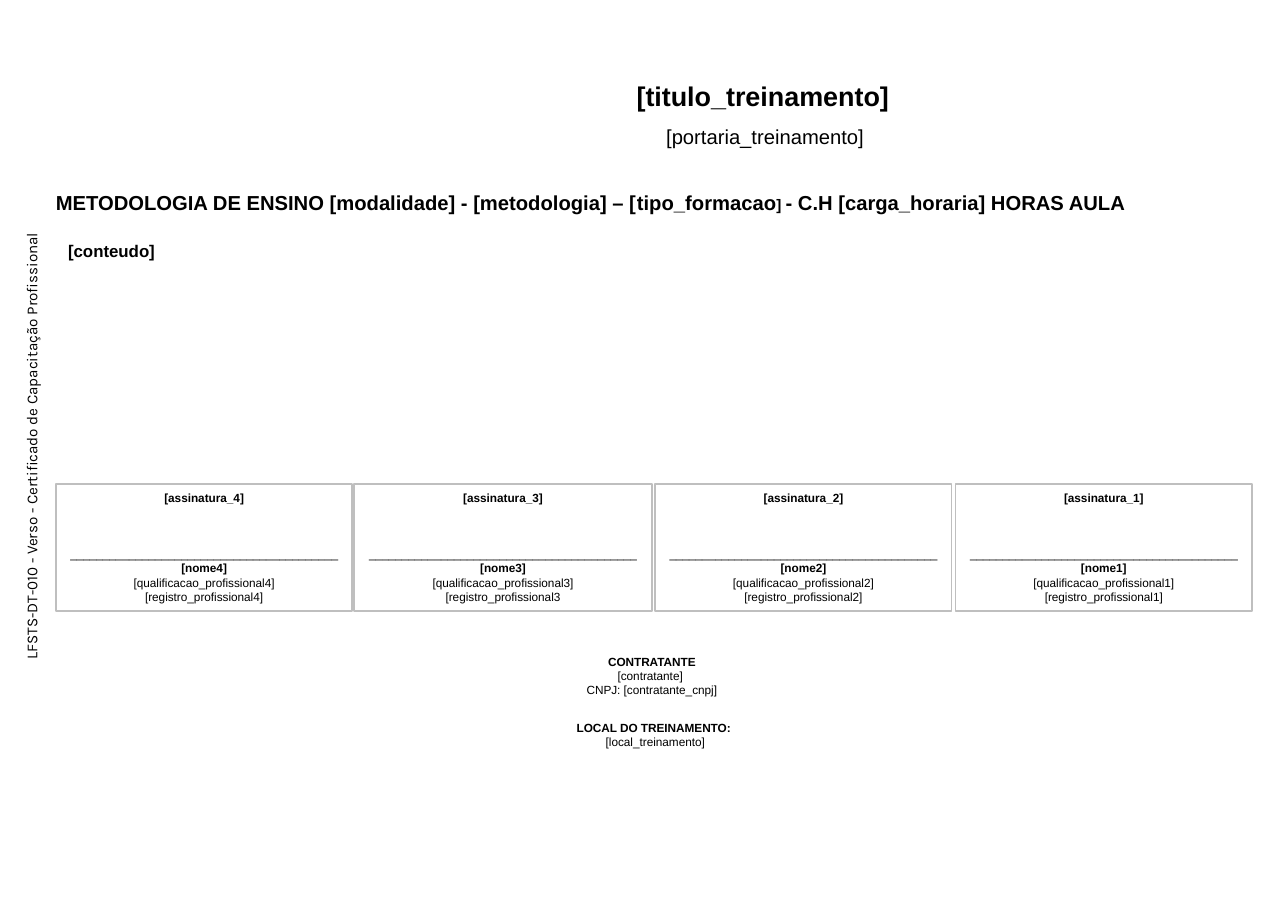
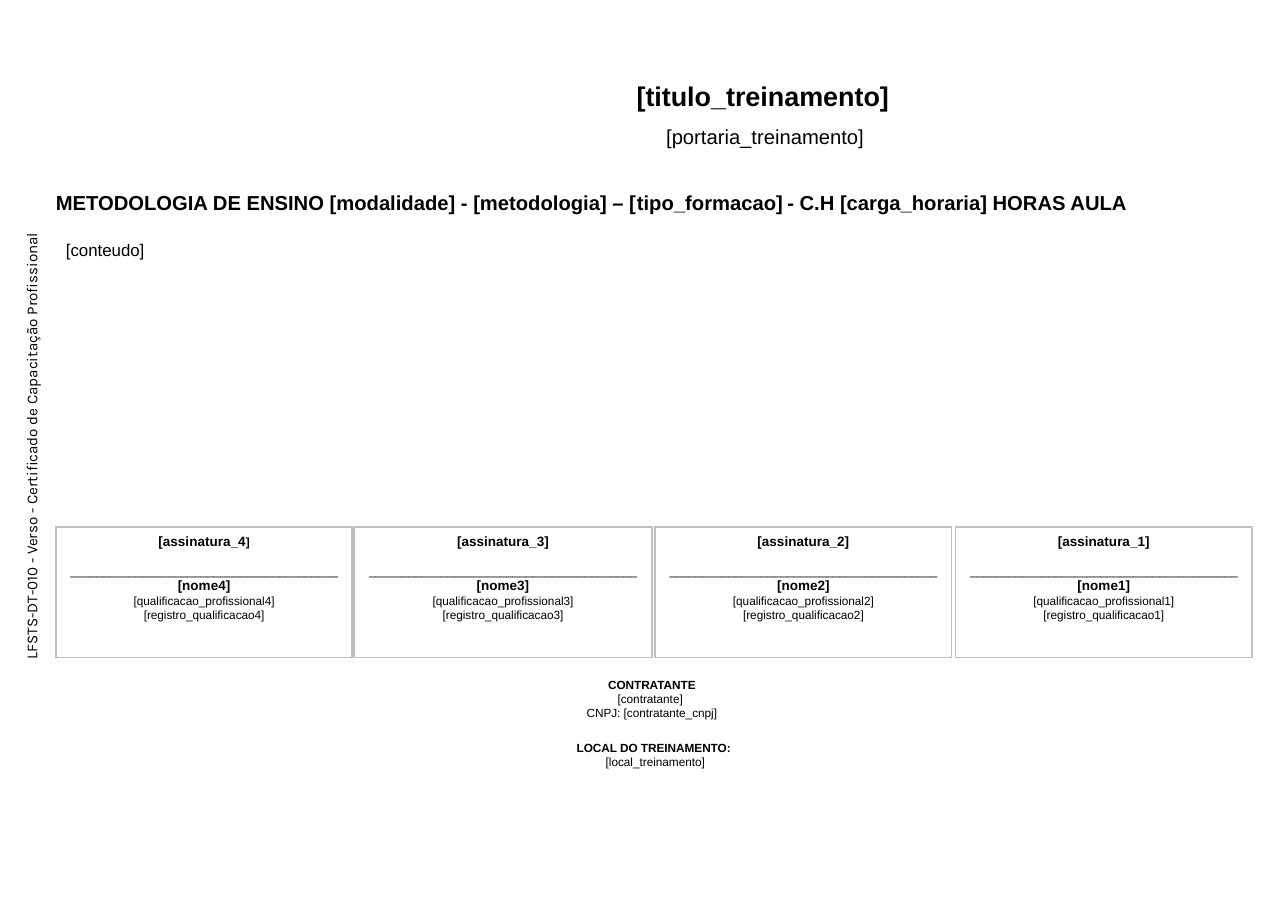
Before and after one commit to Programateca/lfsoares-front, a slide deck: slide 1 of public/templates/verso-4a.pptx. Drawn at 1288x911 pixels with LibreOffice and Linux fonts; fonts in the diff are those of the drawing; background and template pictures are left out. Boxes give left, top, right and bottom in pixels: in the first picture for what was removed or moved away, otherwise in the second. Text is boxed around its words. In the diff, an @@ line names an element or a change of style, - is before the commit and + after.

Commit message:
chore: update verso-4a.pptx template file

```diff
--- a/public/templates/verso-4a.pptx
+++ b/public/templates/verso-4a.pptx
@@ text "METODOLOGIA DE ENSINO [modalidade] - ..." at [56, 195, 1126, 215]: size 9 to 12 pt in "[tipo_formacao]" @@
@@ text "[conteudo]" at [66, 243, 145, 260]: bold off; columns 1 to 2 @@
@@ rectangle "[assinatura_4]": place and size @@
-rectangle "[assinatura_4]" at [56, 484, 352, 611]
+rectangle "[assinatura_4]" at [56, 527, 352, 658]
@@ text in rectangle at [158, 536, 245, 593]: size 7 to 8 pt in "[assinatura_4]", "[nome4]" @@
@@ rectangle "[assinatura_3]": place and size @@
-rectangle "[assinatura_3]" at [354, 484, 652, 611]
+rectangle "[assinatura_3]" at [354, 527, 652, 658]
@@ text in rectangle at [457, 536, 549, 593]: size 7 to 8 pt in "[assinatura_3]", "[nome3]" @@
@@ rectangle "[assinatura_2]": place and size @@
-rectangle "[assinatura_2]" at [656, 484, 952, 611]
+rectangle "[assinatura_2]" at [656, 527, 952, 658]
@@ text in rectangle at [757, 536, 849, 593]: size 7 to 8 pt in "[assinatura_2]", "[nome2]" @@
@@ rectangle "[assinatura_1]": place and size @@
-rectangle "[assinatura_1]" at [955, 484, 1252, 611]
+rectangle "[assinatura_1]" at [955, 527, 1252, 658]
@@ text in rectangle at [1058, 536, 1150, 593]: size 7 to 8 pt in "[assinatura_1]", "[nome1]" @@
@@ text in rectangle at [144, 610, 265, 622]: text changed @@
-[registro_profissional4]
+[registro_qualificacao4]
@@ text in rectangle at [443, 610, 564, 622]: text changed @@
-[registro_profissional3
+[registro_qualificacao3]
@@ text in rectangle at [743, 610, 864, 622]: text changed @@
-[registro_profissional2]
+[registro_qualificacao2]
@@ text in rectangle at [1043, 610, 1164, 622]: text changed @@
-[registro_profissional1]
+[registro_qualificacao1]
@@ text "CONTRATANTE": place and size @@
-text "CONTRATANTE" at [587, 657, 717, 697]
+text "CONTRATANTE" at [587, 680, 717, 720]
@@ text "LOCAL DO TREINAMENTO:": place and size @@
-text "LOCAL DO TREINAMENTO:" at [577, 723, 731, 749]
+text "LOCAL DO TREINAMENTO:" at [577, 743, 731, 769]
```
